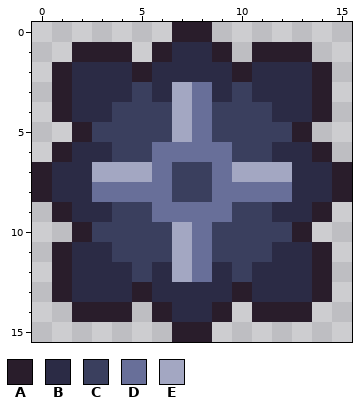
Two versions of one pixel-art sprite, GMTK2024/Assets/Art/Sprites/Assets/GMTK Gear.png. This is how it looked before the edit.
The file is 16x16 pixels.
Palette (. is transparent): A #291d2b  B #2b2b45  C #3a3f5e  D #686f99  E #a3a7c2
Pixels before, first column x 0:
 0 .......AA.......
 1 ..AAA.ABBA.AAA..
 2 .ABBBABBBBABBBA.
 3 .ABBBCBEDBCBBBA.
 4 .ABBCCCEDCCCBBA.
 5 ..ACCCCEDCCCCA..
 6 .ABBCCDDDDCCBBA.
 7 ABBEEEDCCDEEEBBA
 8 ABBDDDDCCDDDDBBA
 9 .ABBCCDDDDCCBBA.
10 ..ACCCCEDCCCCA..
11 .ABBCCCEDCCCBBA.
12 .ABBBCBEDBCBBBA.
13 .ABBBABBBBABBBA.
14 ..AAA.ABBA.AAA..
15 .......AA.......
The same view after the edit:
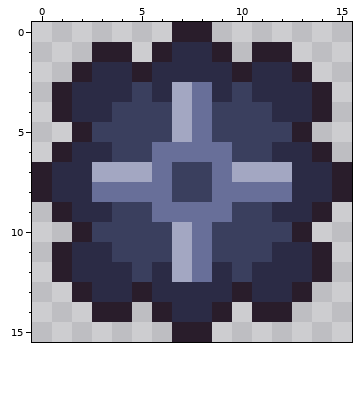
Edits made:
The author changed colour B to colour A in row 2 at x 2 and 13; in row 13 at x 2 and 13.
The edit erases colour A in row 1 at x 2 and 13; in row 2 at x 1 and 14; in row 13 at x 1 and 14; in row 14 at x 2 and 13.
Pixel boxes of the changes (left, top, right, bottom) in both pictures:
changed: (52, 42, 92, 82)
changed: (292, 42, 332, 82)
changed: (52, 282, 92, 322)
changed: (292, 282, 332, 322)
